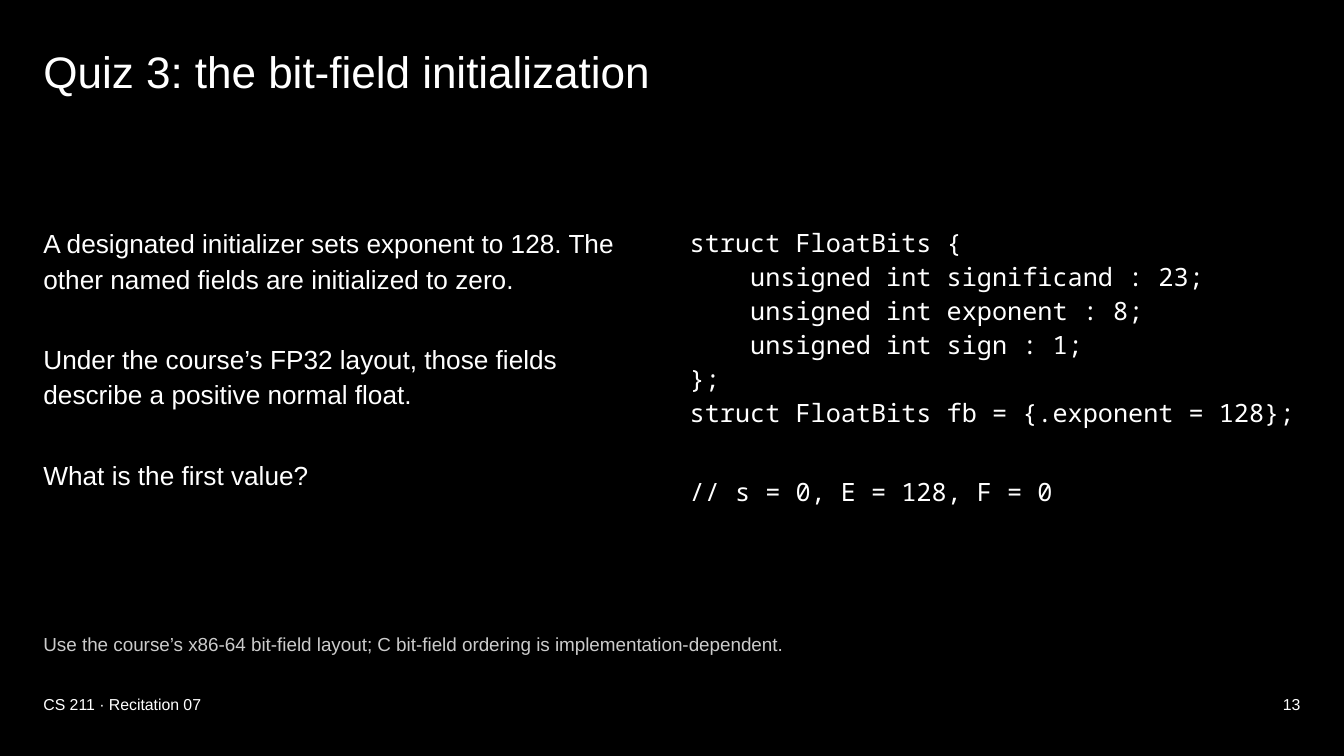
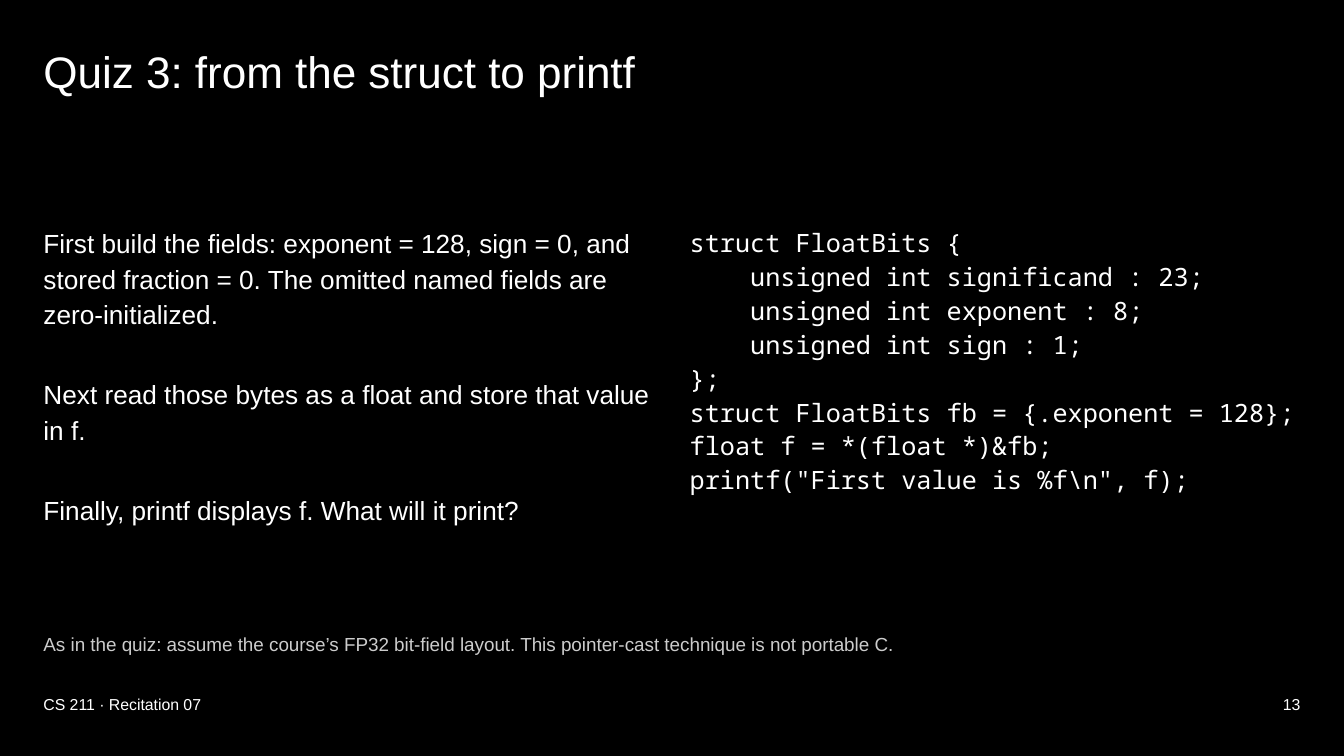
Before and after one commit to xsebby/portfolio, a slide deck: slide 13 of public/presentations/CS211_Recitation_7.pptx. Drawn at 1344x756 pixels with LibreOffice and Linux fonts; fonts in the diff are those of the drawing. Boxes give left, top, right and bottom in pixels: in the first picture for what was removed or moved away, otherwise in the second. Text is boxed around its words. In the diff, an @@ line names an element or a change of style, - is before the commit and + after.

Commit message:
Clarify Quiz 3 float reinterpretation and printed result

```diff
--- a/public/presentations/CS211_Recitation_7.pptx
+++ b/public/presentations/CS211_Recitation_7.pptx
@@ title at [43,56,635,96]: text changed @@
-Quiz 3: the bit-field initialization
+Quiz 3: from the struct to printf
@@ text at [43,234,649,526]: text changed @@
-A designated initializer sets exponent to 128. The other named fields are initialized to zero.
-Under the course’s FP32 layout, those fields describe a positive normal float.
-What is the first value?
+First build the fields: exponent = 128, sign = 0, and stored fraction = 0. The omitted named fields are zero-initialized.
+Next read those bytes as a float and store that value in f.
+Finally, printf displays f. What will it print?
@@ text at [690,435,1188,495]: text changed @@
-// s = 0, E = 128, F = 0
+float f = *(float *)&fb;
+printf("First value is %f\n", f);
@@ text at [43,637,894,655]: text changed @@
-Use the course’s x86-64 bit-field layout; C bit-field ordering is implementation-dependent.
+As in the quiz: assume the course’s FP32 bit-field layout. This pointer-cast technique is not portable C.
```
Also in this commit, not shown: 19 other slides changed, 2 slides added, 1 other file.
